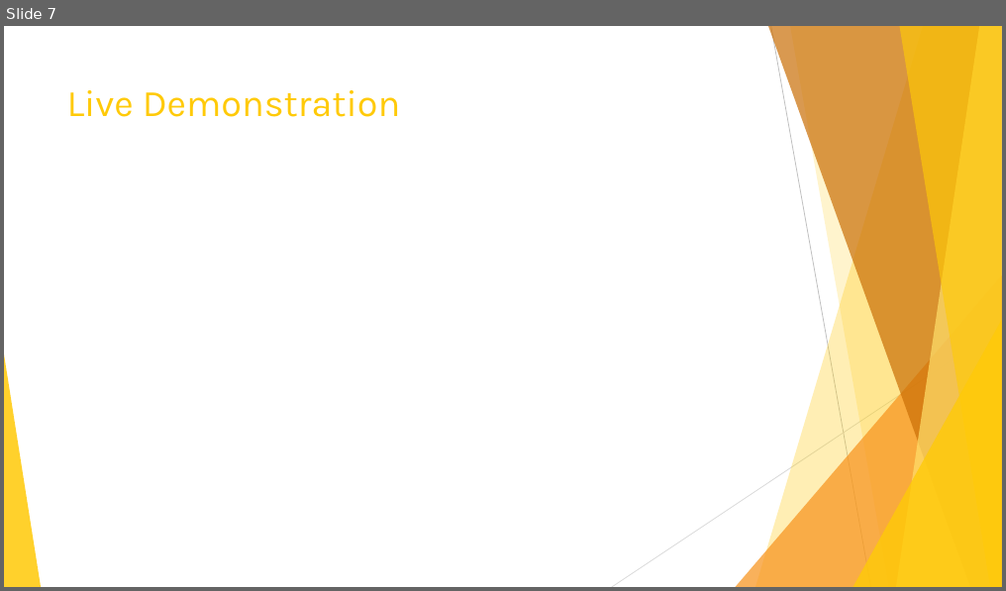
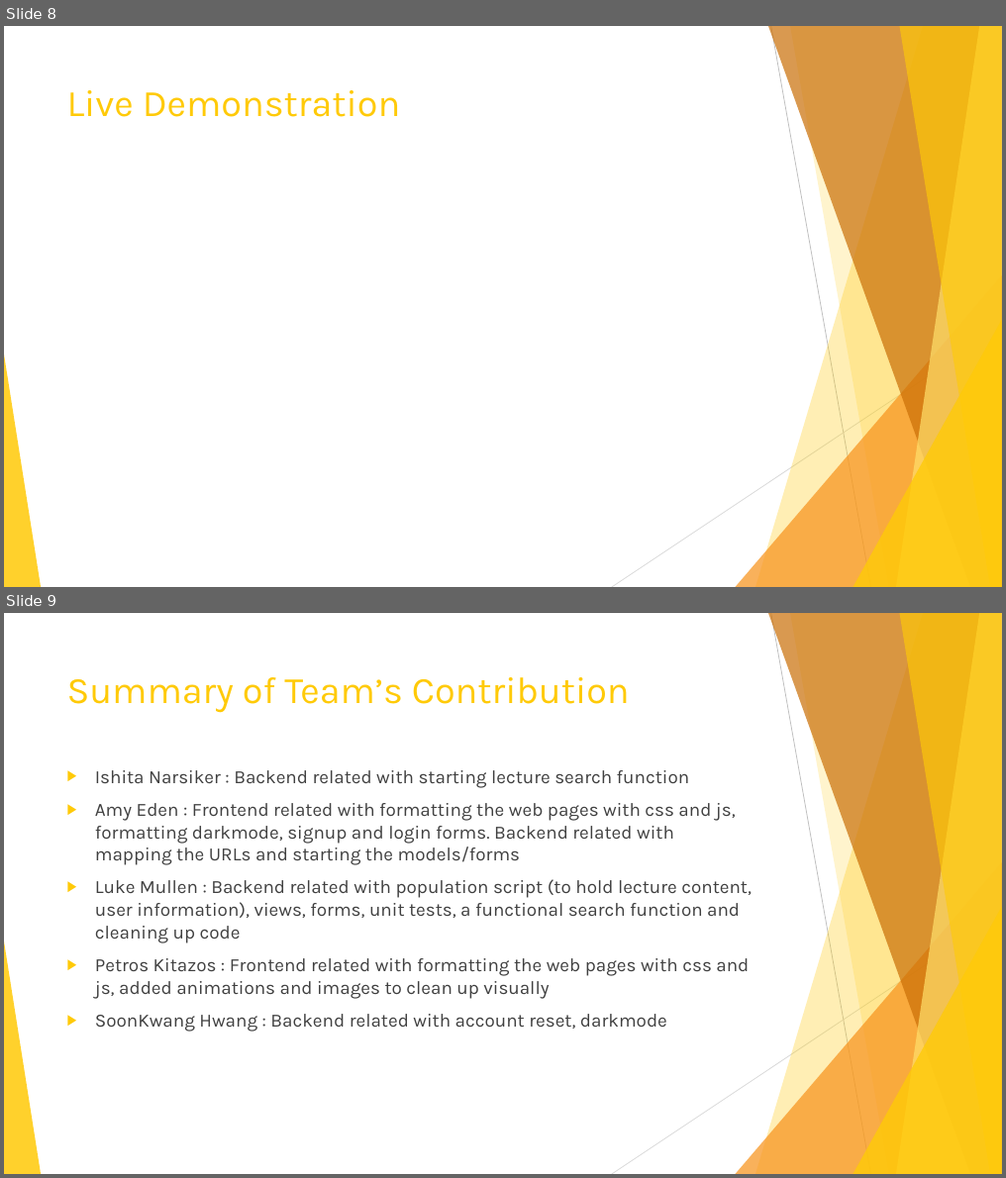
Before and after one commit to Ishitanarsiker/WAD2_GroupProject, a slide deck: Presentation.pptx. Shown one above the other, each under a label of ours: slide 7 before the commit, slides 8 and 9 after it. The pictures are 1006x591 and 1006x1178 pixels, drawn with LibreOffice and Linux fonts; fonts in the diff are those of the drawing. Boxes give left, top, right and bottom in pixels: in the first picture for what was removed or moved away, otherwise in the second. Text is boxed around its words. In the diff, an @@ line names an element or a change of style, - is before the commit and + after.

```diff
--- a/Presentation.pptx
+++ b/Presentation.pptx
@@ slide 9 added at (x1=4, y1=613, x2=1002, y2=1174), background #FFFFFF; not listed: 10 template elements that a slide beside it also shows @@
@@ title added at (x1=67, y1=677, x2=630, y2=713), 36 pt, text #FFCA08 @@
+Summary of Team’s Contribution
@@ text added at (x1=95, y1=770, x2=751, y2=1032), 18 pt, text #404040 @@
+▶ Ishita Narsiker : Backend related with starting lecture search function
+▶ Amy Eden : Frontend related with formatting the web pages with css and js, formatting darkmode, signup and login forms. Backend related with mapping the URLs and starting the models/forms
+▶ Luke Mullen : Backend related with population script (to hold lecture content, user information), views, forms, unit tests, a functional search function and cleaning up code
+▶ Petros Kitazos : Frontend related with formatting the web pages with css and js, added animations and images to clean up visually
+▶ SoonKwang Hwang : Backend related with account reset, darkmode
@@ what was slide 7 is now slide 8 @@
```
Also in this commit, not shown: 4 slides changed, 4 other slides added, 2 slides removed.
